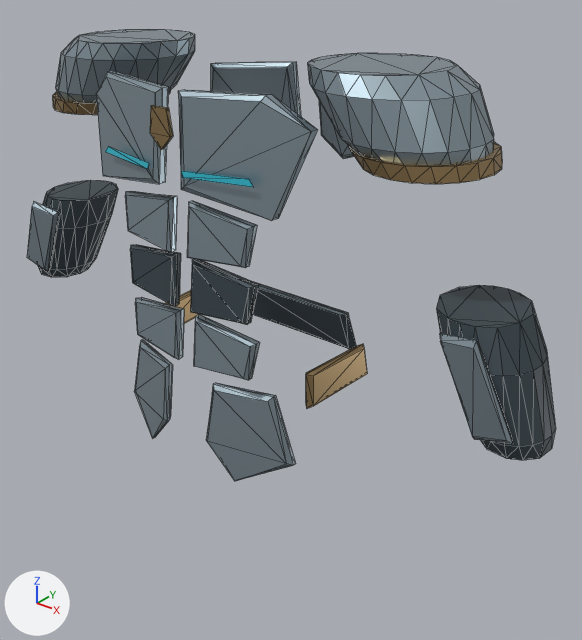
Renders of the glTF model assets/3d/equipment/ancient-ruins-v1/armor-medium.glb from each side of a commit.
Camera for both pictures: a camera (50 mm lens) standing at (0.889, -0.995, 1.723) and looking at (0.048, 0.056, 1.071). The axes (+X, +Y, +Z) are drawn at lower left. The lights are the same throughout. The picture after the commit comes second. Mesh edges are drawn as thin lines. Vertices at exactly the same position are counted once.

Before the edit, the objects in view are built like this:
```python
me_pectoral_titanium__1 = bpy.data.meshes.new('Pectoral_Titanium_-1')
me_pectoral_titanium__1.from_pydata(...)  # 649 vertices, 1186 faces; spans x -0.58..0.58, y -0.191..0.198, z 0.863..1.554
# faces by material slot: [620, 12, 350, 204]
me_pectoral_titanium__1.materials.append(mat_relic_satin_titanium)  # grey #99aab3
me_pectoral_titanium__1.materials.append(mat_relic_quiet_cyan)  # cyan #2c9eaf
me_pectoral_titanium__1.materials.append(mat_relic_dark_ceramic)  # greyish blue #404d55
me_pectoral_titanium__1.materials.append(mat_relic_aged_champagne)  # brown #a68b61
ob_cw_relic_armor = bpy.data.objects.new('CW_Relic_armor', me_pectoral_titanium__1)
ob_cw_relic_armor.location = (0.0, 0.0, 0.0)
```
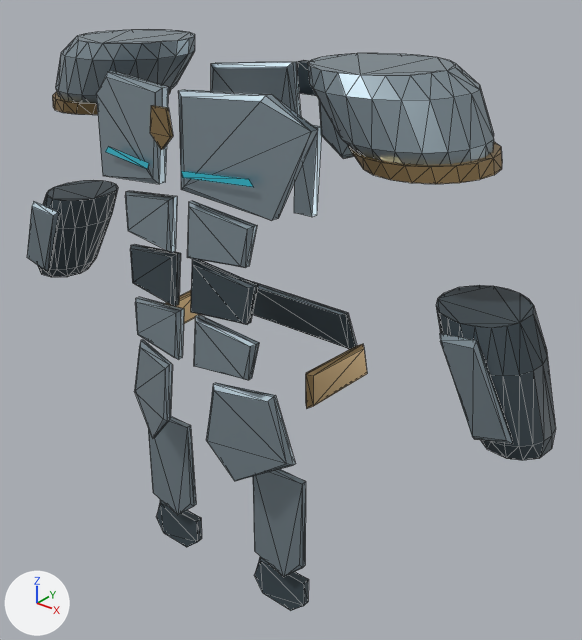
What differs and where, as boxes [x1, y1, x2, y2] in the pictures (582 x 640 px; the box of a moved part takes in the faces that stretch with it):
'CW_Relic_armor', reshaped (28% taller)
    before: [27, 29, 556, 481]
    after: [27, 29, 556, 610]
part 1 of me_pectoral_titanium__1, added
    after: [148, 416, 196, 515]
part 2 of me_pectoral_titanium__1, added
    after: [253, 469, 306, 577]
part 3 of me_pectoral_titanium__1, added
    after: [156, 500, 202, 547]
part 4 of me_pectoral_titanium__1, added
    after: [254, 557, 309, 610]
part 5 of me_pectoral_titanium__1, moved or reshaped
    both: [52, 29, 501, 375]
part 6 of me_pectoral_titanium__1, moved or reshaped
    before: [42, 180, 546, 376]
    after: [43, 180, 547, 376]

Patch to the scene script:
```diff
--- a/assets/3d/equipment/ancient-ruins-v1/armor-medium.glb.py
+++ b/assets/3d/equipment/ancient-ruins-v1/armor-medium.glb.py
@@ me_pectoral_titanium__1 @@
 # used by ob_cw_relic_armor; location = (0.0, 0.0, 0.0)
-me_pectoral_titanium__1.from_pydata(...)  # 649 vertices, 1186 faces; spans x -0.58..0.58, y -0.191..0.198, z 0.863..1.554
+me_pectoral_titanium__1.from_pydata(...)  # 750 vertices, 1364 faces; spans x -0.58..0.58, y -0.191..0.205, z 0.553..1.554
+# me_pectoral_titanium__1 part 1: a new loose piece of 14 vertices spanning x -0.196..-0.08, y -0.114..-0.087, z 0.641..0.864, in mat_relic_satin_titanium (grey #99aab3)
+# me_pectoral_titanium__1 part 2: a new loose piece of 14 vertices spanning x 0.084..0.2, y -0.114..-0.087, z 0.641..0.864, in mat_relic_satin_titanium (grey #99aab3)
+# me_pectoral_titanium__1 part 3: a new loose piece of 13 vertices spanning x -0.203..-0.079, y -0.101..-0.074, z 0.553..0.625, in mat_relic_dark_ceramic (greyish blue #404d55)
+# me_pectoral_titanium__1 part 4: a new loose piece of 13 vertices spanning x 0.077..0.201, y -0.101..-0.074, z 0.553..0.625, in mat_relic_dark_ceramic (greyish blue #404d55)
+# me_pectoral_titanium__1 part 5
+# 23 vertices are removed from x -0.346..0.346, y -0.157..0.148, z 0.997..1.554
+# 176 faces are deleted
+# 50 vertices are added at x -0.353..0.353, y -0.153..0.205, z 0.998..1.554
+# 12 new vertices lie (0.0, 0.008, 0.0) away from vertices in x -0.141..0.141, y -0.168..-0.148, z 1.061..1.329
+# 157 new faces join them, mat_relic_satin_titanium (grey #99aab3)
+# 52 new faces join them, mat_relic_dark_ceramic (greyish blue #404d55)
+# 37 new faces join them, mat_relic_aged_champagne (brown #a68b61)
+# me_pectoral_titanium__1 part 6
+# 8 vertices are removed from x -0.497..0.497, y -0.061..0.051, z 1.24
+# 55 faces are deleted
+# 16 vertices are added at x -0.505..0.505, y -0.066..0.056, z 1.24
+# 71 new faces join them, mat_relic_dark_ceramic (greyish blue #404d55)
 me_pectoral_titanium__1.materials.append(mat_relic_satin_titanium)
```
